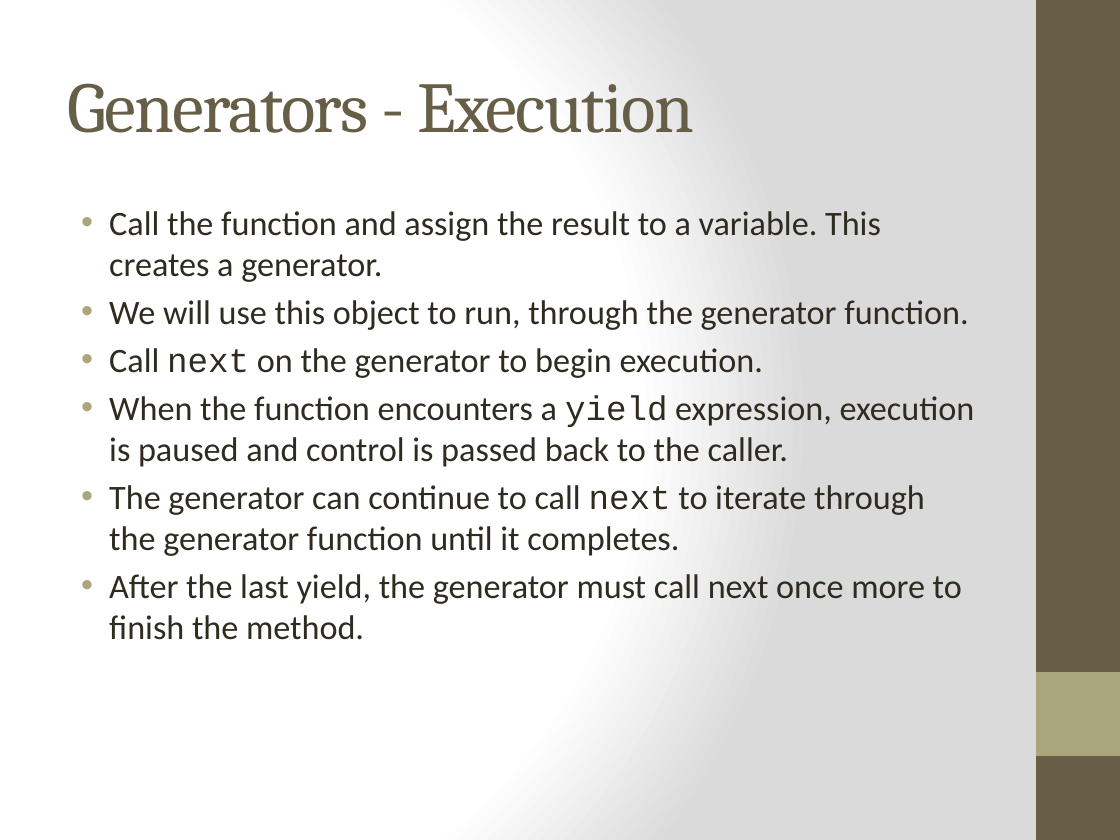
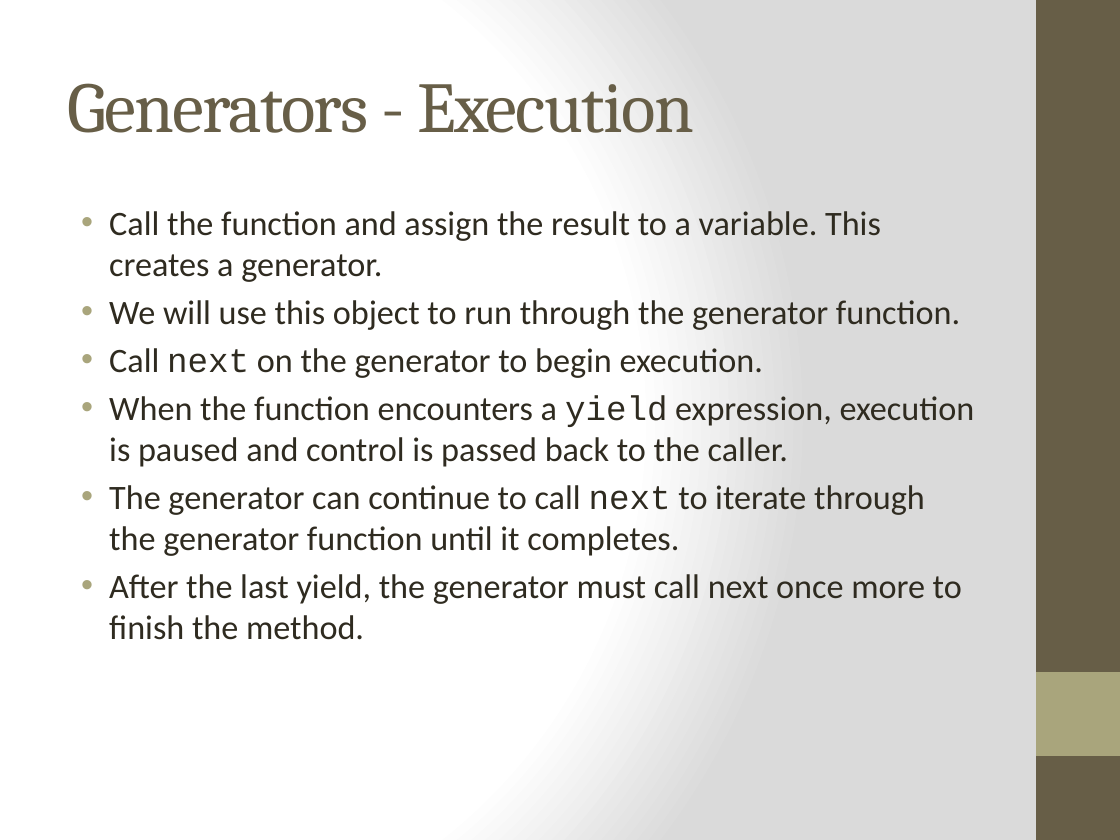
Before and after one commit to cheryly279/AsyncDiscussion, a slide deck: slide 30 of Async_Discussion_9_29_15.pptx. Drawn at 1120x840 pixels with LibreOffice and Linux fonts; fonts in the diff are those of the drawing. Boxes give left, top, right and bottom in pixels: in the first picture for what was removed or moved away, otherwise in the second. Text is boxed around its words. In the diff, an @@ line names an element or a change of style, - is before the commit and + after.

```diff
--- a/Async_Discussion_9_29_15.pptx
+++ b/Async_Discussion_9_29_15.pptx
@@ text at (109, 300, 960, 330): text changed @@
-• We will use this object to run, through the generator function.
+• We will use this object to run through the generator function.
```
Also in this commit, not shown: 5 other slides changed, 1 slide added, 18 other files.
